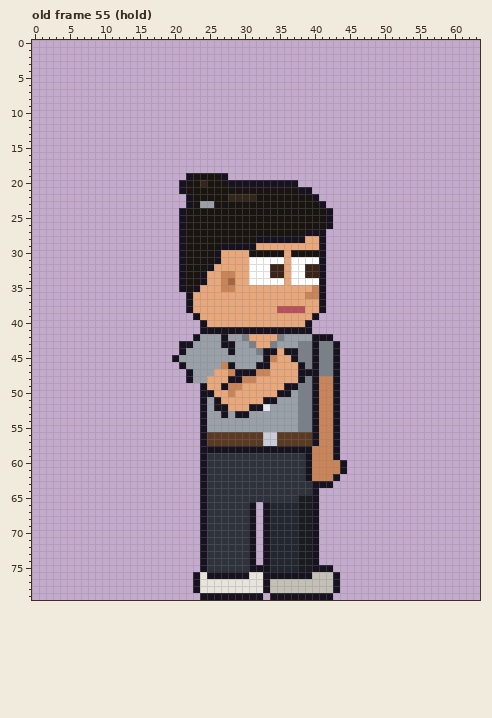
Two states of a pixel-art file, sprites/clients/client_mina_right_anim.aseprite. Above: the version before the commit.
64x80 pixels, 123 frames. Colours within 5 levels of each other are drawn and written as one. Shown: old frame 55 (hold). The commit also changed other frames, which this record leaves out.
The result:
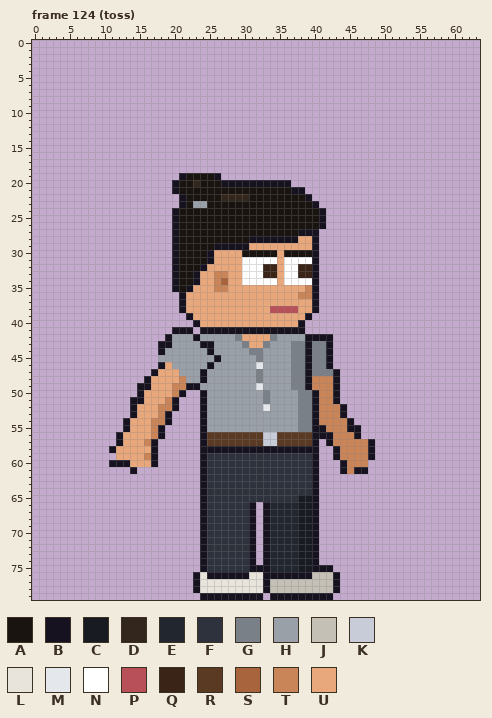
Palette (. is transparent): A #1a1410  B #17121f  C #181b22  D #33261c  E #22262e  F #2e323c  G #7a8088  H #9aa0a8  J #c4c0b6  K #c8ccd8  L #e8e4dc  M #e4e8ec  N #ffffff  P #b8505a  Q #3a2418  R #5a3a22  S #a8643c  T #c98458  U #e8a87c
A new or re-ordered frame is compared with the old frame closest to it.
The exact change:
frames 123 -> 129
Frame 124 (toss) is new; against old frame 55 (hold):
y 19: x 21..22 .B -> BA; x 26..27 AB -> B.
y 20: x 20..21 .B -> BA; x 23..24 AD -> DA; x 27 A -> B; x 37 B -> .
y 21: x 20..21 .B -> BA; x 37 A -> B; x 39 B -> .
y 22: x 21..22 .B -> BA; x 27 A -> D; x 31 D -> A; x 39..40 AB -> B.
y 23: x 21..23 .BA -> BAH; x 25 H -> A; x 40..41 AB -> B.
y 24..26: x 20..21 .B -> BA; x 41..42 AB -> B.
y 27: x 20..21 .B -> BA; x 38 A -> B; x 41 B -> .
y 28: x 20..21 .B -> BA; x 31 A -> B; x 38 B -> U; x 40..41 UB -> B.
y 29: x 20..21 .B -> BA; x 26 A -> B; x 31 B -> U; x 40..41 UB -> B.
y 30: x 20..21 .B -> BA; x 25..26 AB -> BU; x 30 U -> A; x 35..36 AU -> UA; x 40..41 AB -> B.
y 31: x 20..21 .B -> BA; x 25..26 AB -> BU; x 30 U -> N; x 35..36 NU -> UN; x 40..41 NB -> B.
y 32: x 20..21 .B -> BA; x 24..25 AB -> BU; x 30 U -> N; x 33 N -> Q; x 35..36 QU -> UN; x 38 N -> Q; x 40..41 QB -> B.
y 33: x 20..21 .B -> BA; x 23..24 AB -> BU; x 26 U -> T; x 28 T -> U; x 30 U -> N; x 33 N -> Q; x 35..36 QU -> UN; x 38 N -> Q; x 40..41 QB -> B.
y 34: x 20..21 .B -> BA; x 23..24 AB -> BU; x 26..28 UTS -> TSU; x 30 U -> N; x 35..36 NU -> UN; x 40..41 NB -> B.
y 35: x 20..23 .BAB -> BABU; x 26 U -> T; x 28 T -> U; x 39..41 UTB -> TB.
y 36: x 21..22 .B -> BU; x 38 U -> T; x 40..41 TB -> B.
y 37: x 21..22 .B -> BU; x 40..41 UB -> B.
y 38: x 21..22 .B -> BU; x 34 U -> P; x 38 P -> U; x 40..41 UB -> B.
y 39: x 22..23 .B -> BU; x 39..40 UB -> B.
y 40: x 23..24 .B -> BU; x 38..39 UB -> B.
y 41: x 20..22 ... -> BBB; x 39 B -> .
y 42: x 19..22 .... -> BHHH; x 27 B -> H; x 29..30 HG -> GU; x 34..35 UG -> GH; x 39 H -> B
y 43: x 18..22 ...BB -> BBHHH; x 24..25 HH -> BB; x 27..28 BB -> HH; x 30..31 HG -> GU; x 33..34 UG -> GH; x 37 H -> G; x 39..40 GB -> BG; x 42..43 GB -> B.
y 44: x 18..21 ...B -> BHHH; x 25 H -> B; x 28 B -> H; x 31 H -> G; x 33..37 BBUBB -> HHHHG; x 39..40 GB -> BG; x 42..43 GB -> B.
y 45: x 18..20 ..B -> HHH; x 26 H -> B; x 32..37 HBTUUB -> GHHHHG; x 39..40 GB -> BG; x 42..43 GB -> B.
y 46: x 18..21 ...B -> BUHH; x 25 H -> B; x 27..28 TB -> HH; x 32..40 BBUUUUBGB -> MHHHHGGBG; x 42..43 GB -> B.
y 47: x 17..22 .....B -> BUUUHH; x 24 H -> B; x 26..38 UUTBBBTTUUUUB -> HHHHHHGHHHHGG; x 40 B -> G
y 48: x 16..22 ......B -> BUUUUTH; x 24..40 HUUUBBTTUUUUUUBGB -> BHHHHHHHGHHHHGGBT
y 49: x 15..37 .........BUUBTTUUUUUUBB -> BBUUUTTBBHHHHHHHHMHHHHG; x 39..40 GB -> BT
y 50: x 15..21 ....... -> BUUUUTB; x 25..36 BUUTUUUUUUBB -> HHHHHHHHGHHH
y 51: x 14..20 ....... -> BBUUUTB; x 26..34 BUUUUUUBB -> HHHHHHHGH
y 52: x 14..20 ....... -> BUUUTTB; x 26..32 BBUUUBB -> HHHHHHH; x 43..44 B. -> TB
y 53: x 14..19 ...... -> BUUUTB; x 27 B -> H; x 29..30 BB -> HH; x 43..44 B. -> TB
y 54: x 13..19 ....... -> BUUUTTB; x 43..45 B.. -> TTB
y 55: x 13..18 ...... -> BUUUTB; x 41 T -> B; x 43..46 B... -> TTBB
y 56: x 12..18 ....... -> BUUUUTB; x 41..46 TTB... -> BBTTTB
y 57: x 12..17 ...... -> BUUUTB; x 41..48 TTB..... -> .BTTTTTB
y 58: x 11..17 ....... -> BUUUUUB; x 40..42 TTT -> B..; x 44..48 ..... -> TTTTB
y 59: x 12..17 ...... -> UUUUTB; x 39..42 BTTT -> FB..; x 44..48 ..... -> TTTTB
y 60: x 11..17 ....... -> BBBUUUB; x 39..43 BTTTT -> FB...; x 45..47 ... -> TTT
y 61: x 14 . -> B; x 39..43 BTTTT -> FB...; x 45..47 ... -> TBB
y 62: x 39..43 BTTTB -> FB...
y 63: x 41..42 BB -> ..
Boxes around the changes in both pictures, in picture pixels (x1, y1, x2, y2):
changed: (109, 173, 375, 488)
